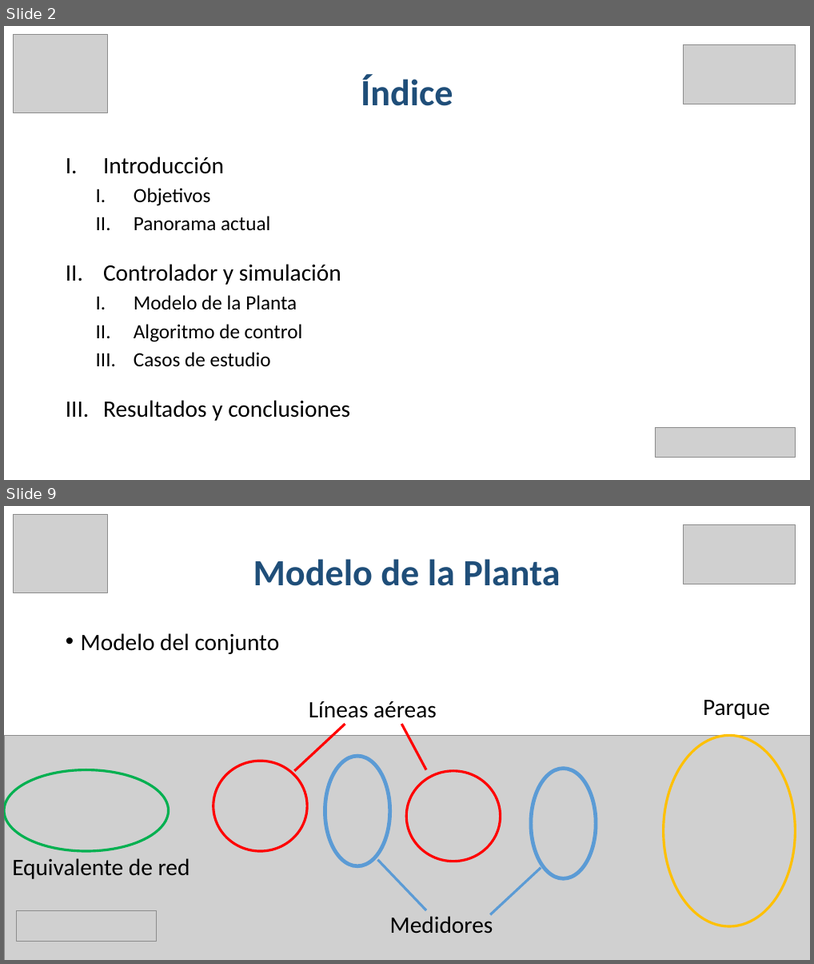
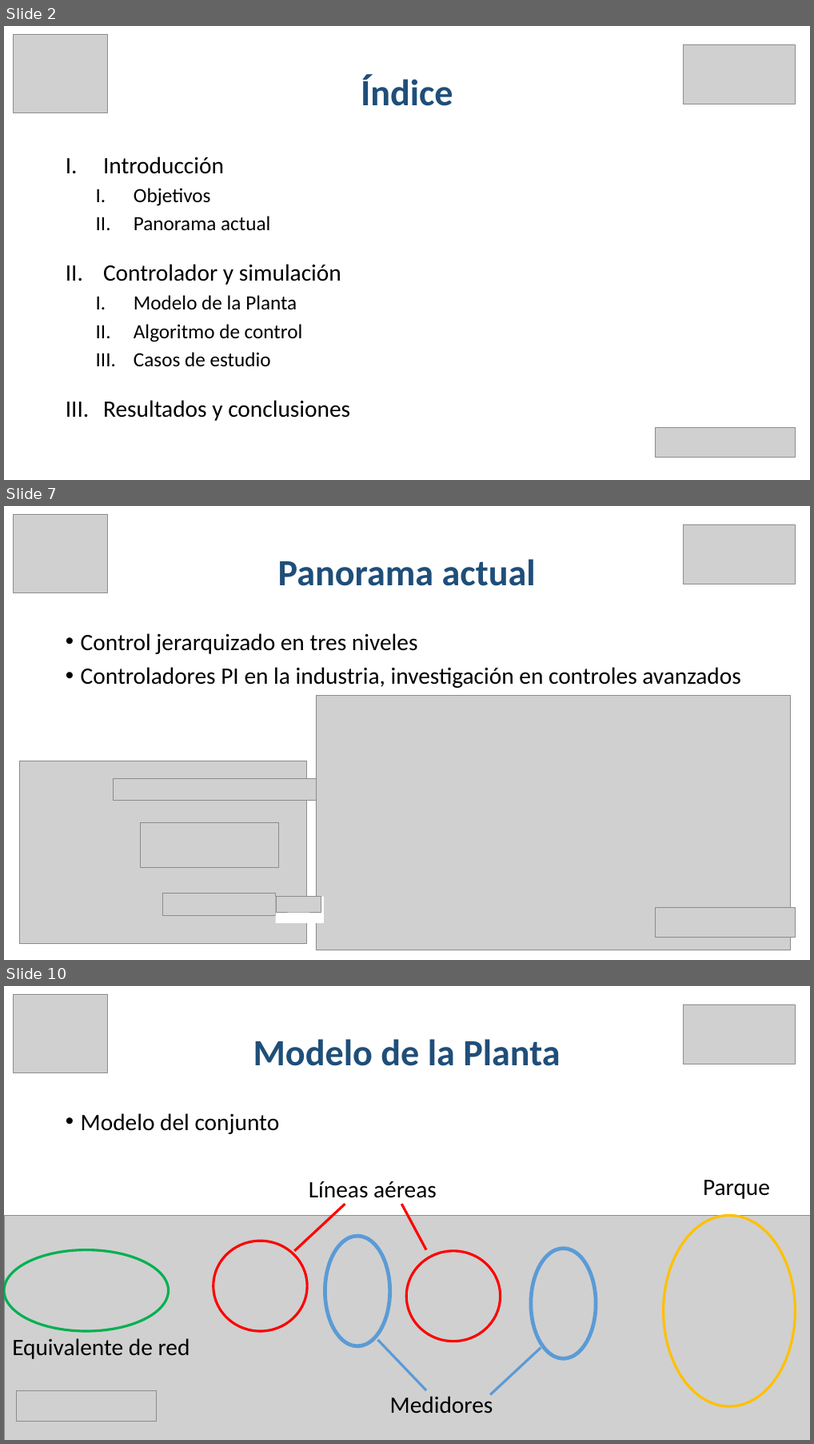
Before and after one commit to EmilioLdelaFuente/tfg, a slide deck: tfgPP.pptx. Shown one above the other, each under a label of ours: slides 2 and 9 before the commit, slides 2, 7 and 10 after it; the slides between them are not shown. The pictures are 814x964 and 814x1444 pixels, drawn with LibreOffice and Linux fonts; fonts in the diff are those of the drawing; grey boxes stand for pictures. Boxes give left, top, right and bottom in pixels: in the first picture for what was removed or moved away, otherwise in the second. Text is boxed around its words. In the diff, an @@ line names an element or a change of style, - is before the commit and + after.

```diff
--- a/tfgPP.pptx
+++ b/tfgPP.pptx
@@ slide 7 added at (x1=4, y1=506, x2=810, y2=960), background #FFFFFF @@
@@ picture added at (x1=14, y1=515, x2=107, y2=592) @@
@@ picture added at (x1=683, y1=524, x2=795, y2=584) @@
@@ title added at (x1=278, y1=559, x2=536, y2=586), 44 pt, text #1F4E79, bold @@
+Panorama actual
@@ text added at (x1=81, y1=633, x2=741, y2=688), 28 pt, text #000000 @@
+• Control jerarquizado en tres niveles
+• Controladores PI en la industria, investigación en controles avanzados
@@ picture added at (x1=316, y1=696, x2=791, y2=950) @@
@@ picture added at (x1=19, y1=760, x2=307, y2=944) @@
@@ picture added at (x1=113, y1=778, x2=316, y2=800) @@
@@ picture added at (x1=141, y1=822, x2=279, y2=867) @@
@@ picture added at (x1=163, y1=892, x2=276, y2=915) @@
@@ rectangle added at (x1=276, y1=896, x2=324, y2=923), fill #FFFFFF @@
@@ picture added at (x1=276, y1=896, x2=322, y2=912) @@
@@ picture added at (x1=655, y1=907, x2=796, y2=936) @@
@@ what was slide 9 is now slide 10 @@
```
Also in this commit, not shown: 10 slides changed, 4 other slides added.
